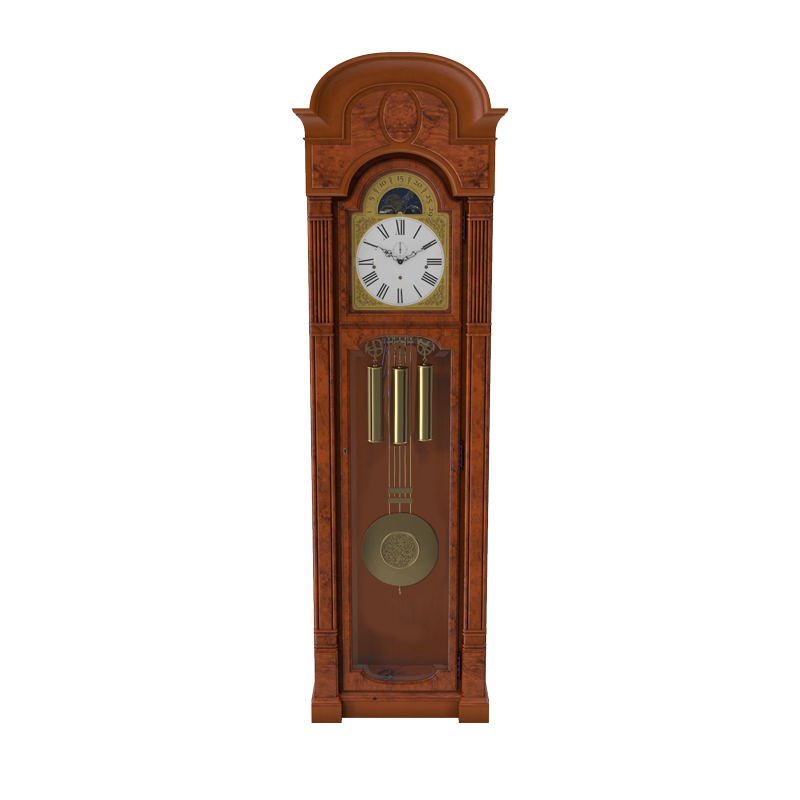
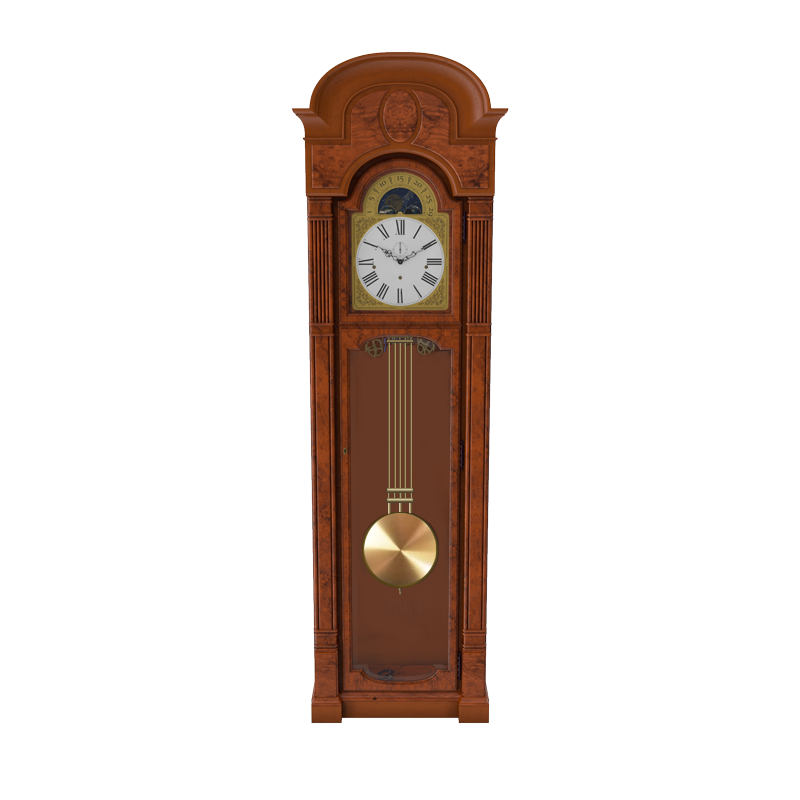
Layer changes from the first (800, 800) image to the second:
renamed "Layer 4" to "center", hid it, moved it into group "Weights" over bbox(390, 366, 409, 446)
added layer "Layer 5" above "Ellipse 1" over bbox(364, 513, 436, 585)
added layer "Ellipse 1" above "Layer 4" over bbox(363, 513, 437, 587)
added layer "Layer 4" above "Pendulum" over bbox(386, 498, 414, 503)
renamed "Layer 2" to "Pendulum", painted on it over bbox(361, 340, 440, 592)
painted on "Layer 3" over bbox(350, 340, 451, 668)
removed layer "Layer 1" over bbox(350, 340, 451, 668)
